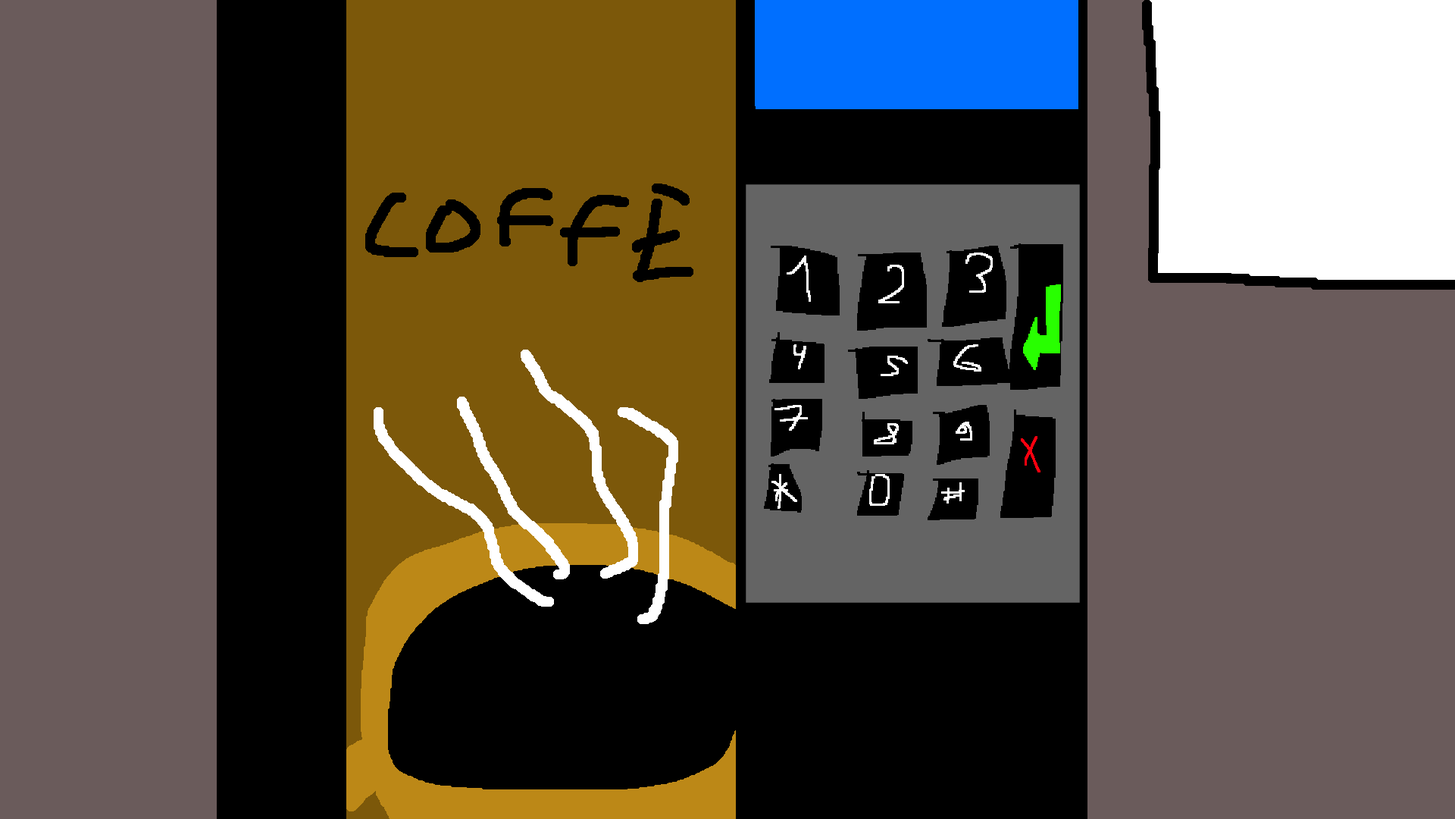
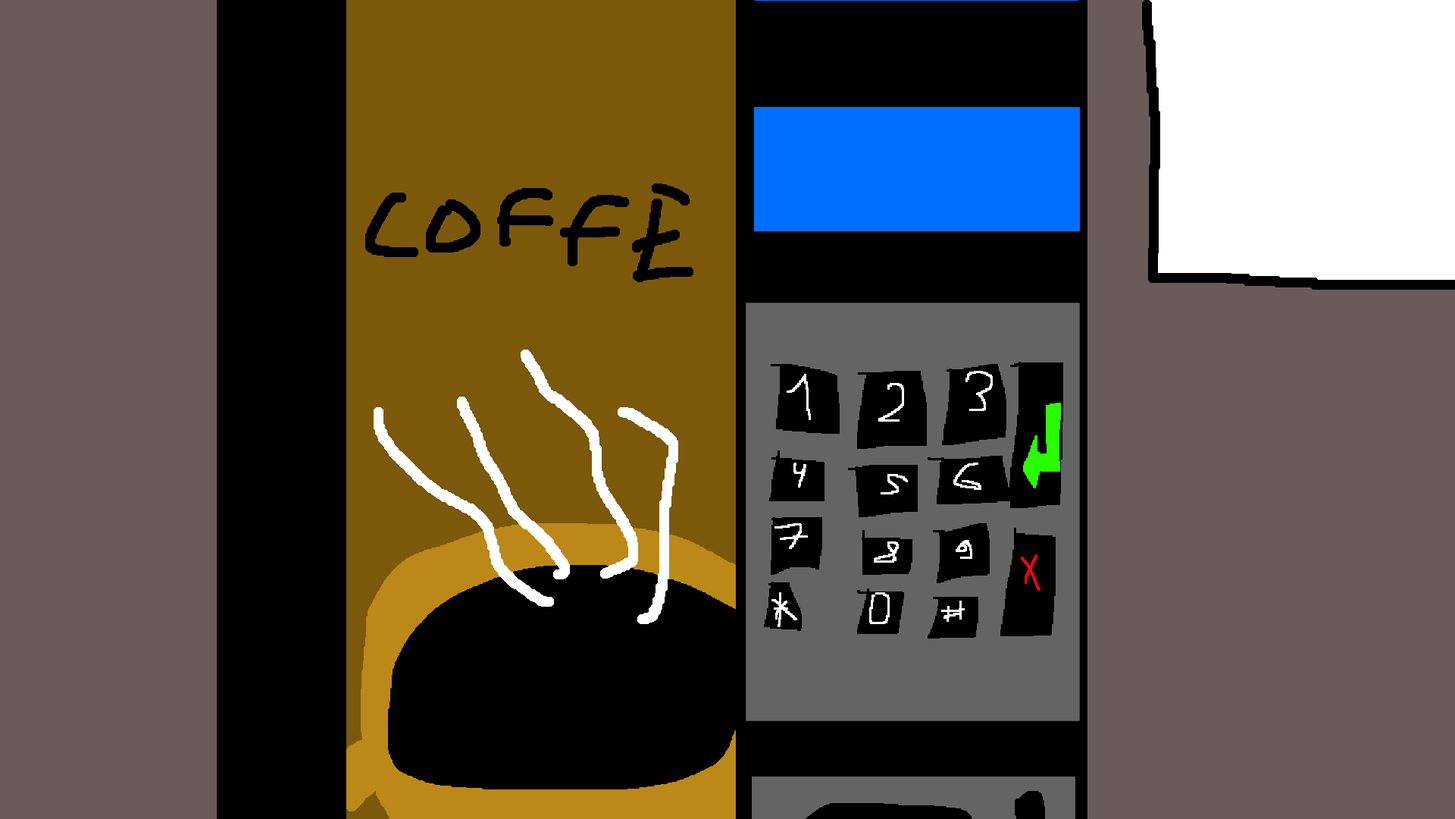
Two versions of the same layered image (1455 x 819). Layer-by-layer changes:
removed layer "Tło" over [764, 243, 1064, 520]
removed layer "Kółko" over [745, 0, 1081, 607]
painted on "Kółko #1" over [745, 0, 1081, 819]
